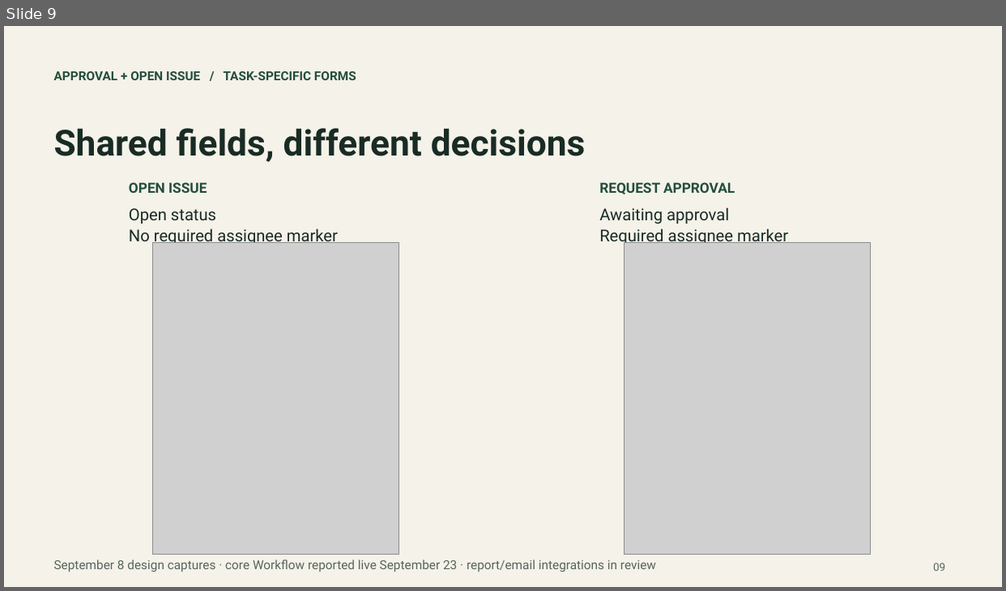
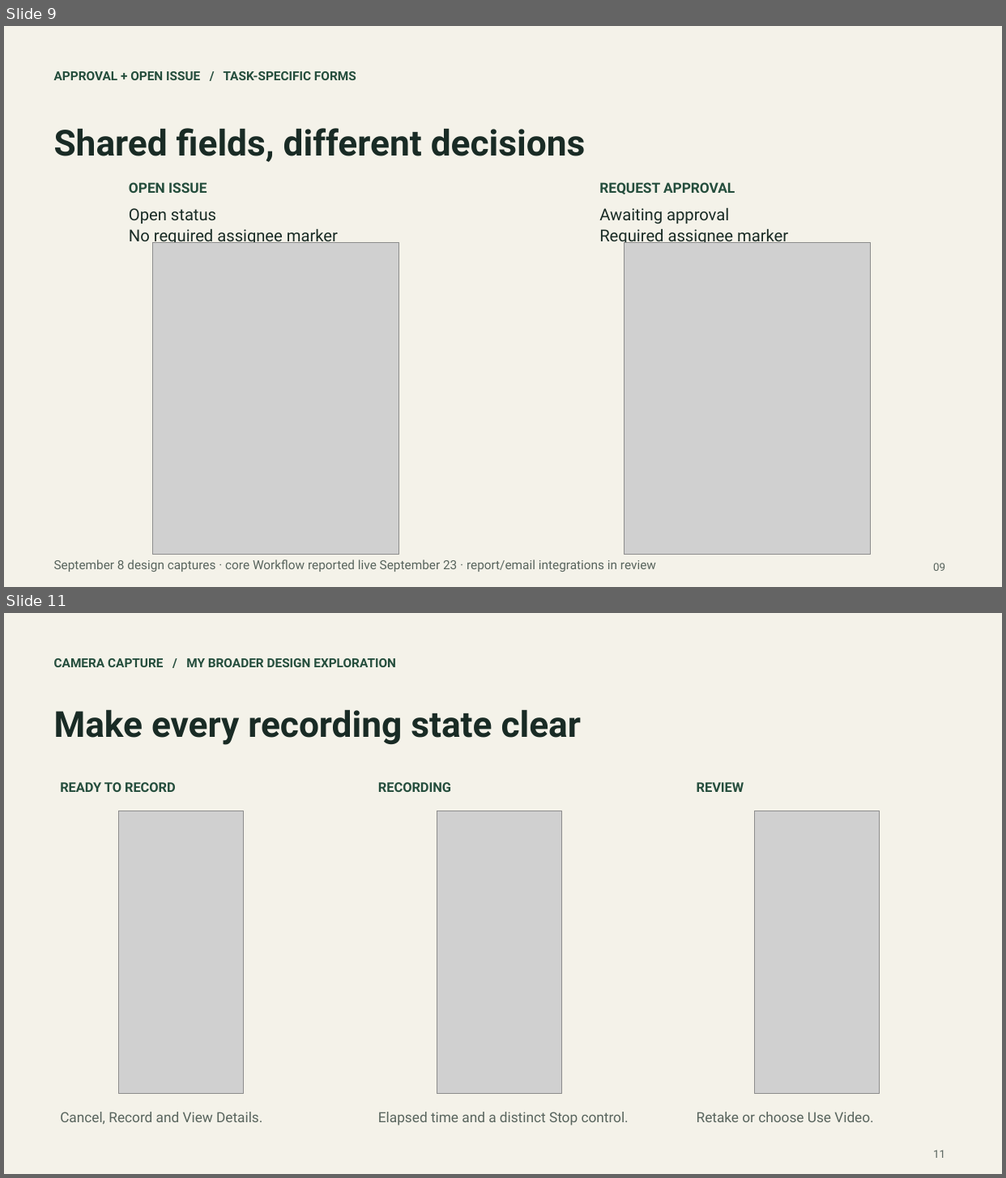
Before and after one commit to JonathanKHobson/portfolio, a slide deck: downloads/design/kyle-hobson-design-deck.pptx. Shown one above the other, each under a label of ours: slide 9 before the commit, slides 9 and 11 after it; the slides between them are not shown. The pictures are 1006x591 and 1006x1178 pixels, drawn with LibreOffice and Linux fonts; fonts in the diff are those of the drawing; grey boxes stand for pictures. Boxes give left, top, right and bottom in pixels: in the first picture for what was removed or moved away, otherwise in the second. Text is boxed around its words. In the diff, an @@ line names an element or a change of style, - is before the commit and + after.

Commit message:
Show original evidence and visual sequences in Design cases

```diff
--- a/downloads/design/kyle-hobson-design-deck.pptx
+++ b/downloads/design/kyle-hobson-design-deck.pptx
@@ slide 11 added at [4, 613, 1002, 1174], background #F4F2E9 @@
@@ text added at [54, 658, 396, 667], 12 pt, text #244D3C, bold @@
+CAMERA CAPTURE / MY BROADER DESIGN EXPLORATION
@@ text added at [54, 709, 582, 745], 34.5 pt, text #192B25, bold @@
+Make every recording state clear
@@ text added at [60, 782, 176, 792], 12.8 pt, text #244D3C, bold @@
+READY TO RECORD
@@ text added at [378, 782, 451, 792], 12.8 pt, text #244D3C, bold @@
+RECORDING
@@ text added at [697, 782, 744, 792], 12.8 pt, text #244D3C, bold @@
+REVIEW
@@ picture added at [118, 811, 244, 1094] @@
@@ picture added at [437, 811, 562, 1094] @@
@@ picture added at [755, 811, 880, 1094] @@
@@ text added at [60, 1112, 262, 1125], 13.5 pt, text #58645D @@
+Cancel, Record and View Details.
@@ text added at [378, 1112, 629, 1126], 13.5 pt, text #58645D @@
+Elapsed time and a distinct Stop control.
@@ text added at [697, 1112, 873, 1122], 13.5 pt, text #58645D @@
+Retake or choose Use Video.
@@ text added at [933, 1150, 945, 1158], 10.5 pt, text #58645D @@
+11
```
Also in this commit, not shown: 3 slides changed, 2 other slides added, 1 slide removed, 46 other files.
